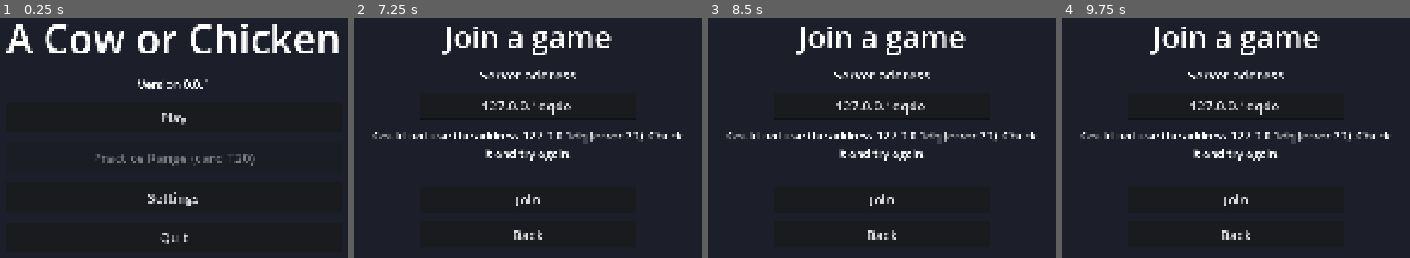
Above: before the commit, frames 1-4 (left to right).
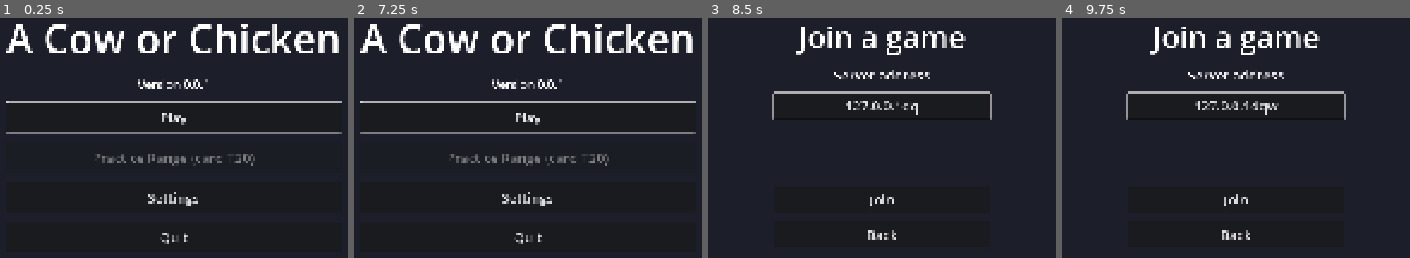
Above: after the commit, the same moments.

Repository: gabrielsfprofessional/A-Cow-Or-Chicken-Game-build-McGills
Game: Godot game, scene res://game/ui/main_menu.tscn
The game is run twice, just before and just after one commit, with the same random seed, the same clock (stepped at 60 frames per second) and the same inputs.
Inputs (mouse positions are in pixels of both pictures, inside the frame that each line leads up to):
- Up to frame 1 (0.25 s): no input
- Up to frame 2 (7.25 s): click "Play" at 0.5 s; click "Back" at 1.25 s; click "Play" at 2 s; click "Join" at 2.75 s; tap Enter at 3.5, 5 s; move the mouse to (outside the picture) at 3.52 s; hold D (move_right) 3.53-4.25 s; tap Q (ability) at 3.6 s; click (outside the picture) at 3.67 s; tap Space at 4.25, 5.75 s; drag from (367, 154) to (489, 222) at 4.27 s; move the mouse to (608, 32) at 5.02 s; hold D (move_right) 5.03-5.75 s; tap E (interact) at 5.1 s; drag from (489, 222) to (outside the picture) at 5.77 s; move the mouse to (outside the picture) at 6.52 s; hold A (move_left) from 6.53 s (still down); tap F (ultimate) at 6.6 s; tap Escape (menu) at 7.15 s
- Up to frame 3 (8.5 s): release A (move_left) at 7.25 s; drag from (outside the picture) to (763, 20) at 7.27 s; move the mouse to (920, 133) at 8.02 s; hold S (move_down) from 8.03 s (still down); tap 2 (weapon_2) at 8.1 s; click (920, 133) at 8.17 s
- Up to frame 4 (9.75 s): release S (move_down) at 8.75 s; drag from (1117, 20) to (1075, 154) at 8.77 s; move the mouse to (outside the picture) at 9.52 s; press the mouse at (outside the picture) at 9.53 s; hold W (move_up) from 9.53 s (still down)

The runs differ from the first frame. In frame 1, 1.6% of the frame differs, in the area x 1-99%, y 34-49%; in frame 2, 11%, in the area x 1-99%, y 2-95%; in frame 3, 3.3%; in frame 4, 3.3%.

Commit message:
T10: review fixes
Play starts focused on the main menu; Esc on the Join screen goes back.

Co-Authored-By: Claude Sonnet 5.5 <noreply@anthropic.com>

Diff:
--- a/game/ui/join_screen.gd
+++ b/game/ui/join_screen.gd
@@ -76,6 +76,12 @@
 	_address.grab_focus()
 
 
+func _unhandled_input(event: InputEvent) -> void:
+	if event.is_action_pressed("ui_cancel"):
+		get_viewport().set_input_as_handled()
+		_on_back_pressed()
+
+
 func _on_back_pressed() -> void:
 	if not _joining:
 		get_tree().change_scene_to_file(MENU_SCENE)
--- a/game/ui/main_menu.gd
+++ b/game/ui/main_menu.gd
@@ -5,10 +5,12 @@
 const JOIN_SCENE: String = "res://game/ui/join_screen.tscn"
 
 @onready var _version: Label = $Center/Menu/Version
+@onready var _play: Button = $Center/Menu/PlayButton
 
 
 func _ready() -> void:
 	_version.text = "Version %s" % Game.version()
+	_play.grab_focus()
 
 
 func _on_play_pressed() -> void:
